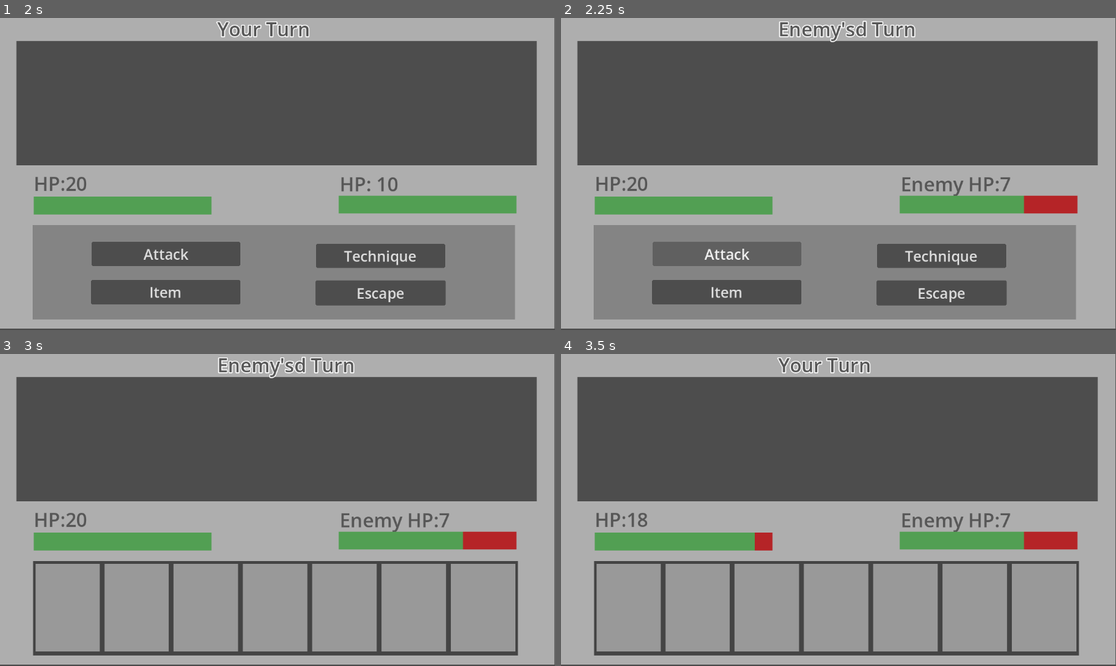
Above: before the commit, frames 1-4 (two rows, left to right).
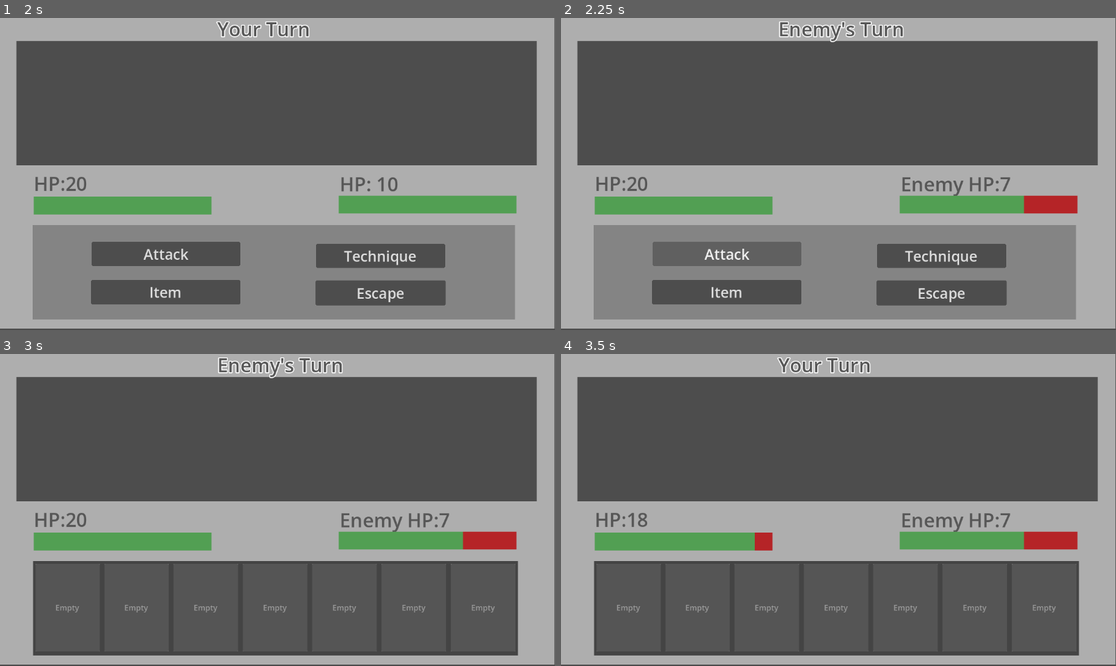
Above: after the commit, the same moments.

Repository: harrilo-boop/Final-design
Game: Godot game, scene res://scenes/map_scene/overworld.tscn
Two runs of this game, one before a commit and one after it. Both use one fixed random seed, a clock stepped at 60 frames per second and the inputs below.
Inputs:
- Up to frame 1 (2 s): tap Enter at 0.5 s; hold D (ui_right) 0.53-1.28 s; tap Space at 1.25 s; hold S (ui_down) from 1.28 s (still down)
- Up to frame 2 (2.25 s): release S (ui_down) at 2 s; click "Attack" at 2 s
- Up to frame 3 (3 s): click "Item" at 2.75 s
- Up to frame 4 (3.5 s): no input

Frame 1 is identical in both runs. In frame 2, 0.3% of the frame differs, in the area x 53-64%, y 0-7%; in frame 3, 23%, in the area x 6-93%, y 0-96%; in frame 4, 23%.

Commit message:
Item system done(wait more progress for sprite update)

Diff:
--- a/final-project/scenes/UI_scene/In_battle.tscn
+++ b/final-project/scenes/UI_scene/In_battle.tscn
@@ -81,7 +81,7 @@
 
 [sub_resource type="StyleBoxFlat" id="StyleBoxFlat_ft0od"]
 
-[node name="Node2D" type="Node2D" unique_id=1501097680 node_ …(152 unchanged characters)… ", "tech_3", "tech_4", "item_options", "Battle_end", "learn_tech_yes", "learn_tech_no", "learn_label")]
+[node name="Node2D" type="Node2D" unique_id=1501097680 node_ …(152 unchanged characters)… ", "tech_3", "tech_4", "item_options", "item_1", "item_2", "item_3", "item_4", "item_5", "item_6", "item_7", "Battle_end", "learn_tech_yes", "learn_tech_no", "learn_label")]
 script = ExtResource("1_cve37")
 turn_label = NodePath("Stats_UI/Turn_label")
 hp_ui = NodePath("Stats_UI/Playerhp_label")
@@ -98,6 +98,13 @@
 tech_3 = NodePath("Tech_options/Option3_button/Option3")
 tech_4 = NodePath("Tech_options/Option4_button/Option4")
 item_options = NodePath("Item_options")
+item_1 = NodePath("Item_options/Item_option1/Item_1")
+item_2 = NodePath("Item_options/Item_option2/Item_2")
+item_3 = NodePath("Item_options/Item_option3/Item_3")
+item_4 = NodePath("Item_options/Item_option4/Item_4")
+item_5 = NodePath("Item_options/Item_option5/Item_5")
+item_6 = NodePath("Item_options/Item_option6/Item_6")
+item_7 = NodePath("Item_options/Item_option7/Item_7")
 Battle_end = NodePath("Battle_End")
 learn_tech_yes = NodePath("Battle_End/PanelContainer/Learn_yes")
 learn_tech_no = NodePath("Battle_End/PanelContainer2/Learn_no")
@@ -459,12 +466,12 @@
 [connection signal="pressed" from="Tech_options/Option2_button/Option2" to="." method="_on_option_2_pressed"]
 [connection signal="pressed" from="Tech_options/Option3_button/Option3" to="." method="_on_option_3_pressed"]
 [connection signal="pressed" from="Tech_options/Option4_button/Option4" to="." method="_on_option_4_pressed"]
-[connection signal="pressed" from="Item_options/Item_option1/Item_1" to="." method="select_item"]
-[connection signal="pressed" from="Item_options/Item_option2/Item_2" to="." method="select_item"]
-[connection signal="pressed" from="Item_options/Item_option3/Item_3" to="." method="select_item"]
-[connection signal="pressed" from="Item_options/Item_option4/Item_4" to="." method="select_item"]
-[connection signal="pressed" from="Item_options/Item_option5/Item_5" to="." method="select_item"]
-[connection signal="pressed" from="Item_options/Item_option6/Item_6" to="." method="select_item"]
-[connection signal="pressed" from="Item_options/Item_option7/Item_7" to="." method="select_item"]
+[connection signal="pressed" from="Item_options/Item_option1/Item_1" to="." method="_on_item_1_pressed"]
+[connection signal="pressed" from="Item_options/Item_option2/Item_2" to="." method="_on_item_2_pressed"]
+[connection signal="pressed" from="Item_options/Item_option3/Item_3" to="." method="_on_item_3_pressed"]
+[connection signal="pressed" from="Item_options/Item_option4/Item_4" to="." method="_on_item_4_pressed"]
+[connection signal="pressed" from="Item_options/Item_option5/Item_5" to="." method="_on_item_5_pressed"]
+[connection signal="pressed" from="Item_options/Item_option6/Item_6" to="." method="_on_item_6_pressed"]
+[connection signal="pressed" from="Item_options/Item_option7/Item_7" to="." method="_on_item_7_pressed"]
 [connection signal="pressed" from="Battle_End/PanelContainer/Learn_yes" to="." method="replace_tech"]
 [connection signal="pressed" from="Battle_End/PanelContainer2/Learn_no" to="." method="not_replace_tech"]
--- /dev/null
+++ b/final-project/scenes/item_scene/itembox.gd
@@ -0,0 +1,8 @@
+extends Area2D
+
+func _on_chest_opened(body):
+	print("Get Heal Potion")
+	if !body.is_in_group("player"):
+		return
+	Global.inventory.add_item(Global.items["Heal Potion"])
+	queue_free()
--- a/final-project/scenes/item_scene/itembox.tscn
+++ b/final-project/scenes/item_scene/itembox.tscn
@@ -1,10 +1,15 @@
 [gd_scene format=3 uid="uid://g3x01mdihldn"]
+
+[ext_resource type="Script" uid="uid://b4upmi16a8yj6" path="res://scenes/item_scene/itembox.gd" id="1_pspm3"]
 
 [sub_resource type="RectangleShape2D" id="RectangleShape2D_t2q7c"]
 size = Vector2(185.5, 173.5)
 
 [node name="Area2D" type="Area2D" unique_id=327047994]
+script = ExtResource("1_pspm3")
 
 [node name="CollisionShape2D" type="CollisionShape2D" parent="." unique_id=620287044]
 shape = SubResource("RectangleShape2D_t2q7c")
 debug_color = Color(0.9764706, 0.84313726, 0.3647059, 0.41960785)
+
+[connection signal="body_entered" from="." to="." method="_on_chest_opened"]
--- a/final-project/scenes/map_scene/overworld.tscn
+++ b/final-project/scenes/map_scene/overworld.tscn
@@ -34,6 +34,4 @@
 
 [node name="TileMapLayer" type="TileMapLayer" parent="." unique_id=1376892184]
 
-[connection signal="body_entered" from="Itembox1" to="player" method="_on_chest_opened"]
-
 [editable path="Door/Door_town"]
--- a/final-project/script/Global_script/inventory.gd
+++ b/final-project/script/Global_script/inventory.gd
@@ -3,7 +3,7 @@
 
 class ItemSlot:
 	var item: item_resource
-	var quantitiy: int
+	var quantity: int
 
 signal UpdatedInventory
 signal UpdatedSlot(slot: ItemSlot)
@@ -27,13 +27,13 @@
 		slot.quantity += 1
 	else:
 		slot = get_empty_item_slot()
-		if not slot:
+		if slot == null:
 			return false
 		slot.item = item
 		slot.quantity = 1
 	UpdatedInventory.emit()
 	UpdatedSlot.emit(slot)
-	return false
+	return true
 
 #Removes an item from the inventory
 func remove_item(item: item_resource):
@@ -55,7 +55,7 @@
 
 #Returns an item slot containing specific item
 func get_item_slot(item: item_resource) -> ItemSlot:
-	for slot in item.slots:
+	for slot in item_slots:
 		if slot.item == item:
 			return slot
 	return null
@@ -63,12 +63,12 @@
 #Returns an item slot with no item in it
 func get_empty_item_slot() -> ItemSlot:
 	for slot in item_slots:
-		if slot.items == null:
+		if slot.item == null:
 			return slot
 	return null
 
 func has_item(item: item_resource) -> bool:
-	for slot in item.slots:
+	for slot in item_slots:
 		if slot.item == item:
 			return true
 	return false
--- a/final-project/script/System_script/battle.gd
+++ b/final-project/script/System_script/battle.gd
@@ -26,7 +26,7 @@
 var equipped_weapon = null
 var replacing_tech: bool = false
 var item_choosing:bool = false
-var item_buttons: Array[Button]
+var item_buttons: Array[Button] = []
 var regen_amount = 0
 var regen_turn = 0
 var shield_amount = 0
@@ -52,6 +52,13 @@
 @export var tech_3: Button
 @export var tech_4: Button
 @export var item_options: Control
+@export var item_1: Button
+@export var item_2: Button
+@export var item_3: Button
+@export var item_4: Button
+@export var item_5: Button
+@export var item_6: Button
+@export var item_7: Button
 @export var Battle_end: Control
 @export var learn_tech_yes: Button
 @export var learn_tech_no: Button
@@ -77,12 +84,17 @@
 	elif Global.battle_entered_by == "enemy":
 		player_turn = false
 		enemy_turn = true
-	for child in item_options.get_children():
-		if child is Button:
-			item_buttons.append(child)
-	for i in range(item_buttons.size()):
-		item_buttons[i].pressed.connect(select_item.bind(i))
-	update_item_buttons()
+	item_buttons = [
+		item_1,
+		item_2,
+		item_3,
+		item_4,
+		item_5,
+		item_6,
+		item_7
+	]
+	print(item_buttons)
+	print(item_buttons.size())
 	options_button.show()
 	tech_options.hide()
 	item_options.hide()
@@ -90,7 +102,6 @@
 	learn_label.hide()
 	learn_tech_yes.hide()
 	learn_tech_no.hide()
-
 
 func _process(delta: float) -> void:
 	player_bar.value = player_hp
@@ -110,7 +121,7 @@
 func player_turn_change() -> void:
 	player_turn = false
 	enemy_turn = true
-	turn_label.text = "Enemy'sd Turn"
+	turn_label.text = "Enemy's Turn"
 	enemy_ui.text = "Enemy HP:" + str(enemy_hp)
 	enemy_bar.value = enemy_hp
 	change_turn.start()
@@ -211,23 +222,21 @@
 	options_button.hide()
 	item_options.show()
 	item_choosing = true
+	print(item_buttons)
+	print(item_buttons.size())
 	update_item_buttons()
-
 
 func update_item_buttons():
 	for i in range(item_buttons.size()):
-		if i >= Global.inventory.item_slots.size():
-			item_buttons[i].disabled = true
-			item_buttons[i].text = "Empty"
-			continue
 		var slot = Global.inventory.item_slots[i]
 		if slot.item == null:
 			item_buttons[i].disabled = true
 			item_buttons[i].text = "Empty"
+			print(i, "Empty")
 		else:
+			print(i, slot.item.item_name)
 			item_buttons[i].disabled = false
 			item_buttons[i].text = slot.item.item_name
-
 func select_item(index:int):
 	var slot = Global.inventory.item_slots[index]
 	if slot.item == null:
@@ -235,6 +244,21 @@
 	ItemManager.use_item(slot.item,self)
 	Global.inventory.remove_item(slot.item)
 	player_turn_change()
+
+func _on_item_1_pressed():
+	select_item(0)
+func _on_item_2_pressed():
+	select_item(1)
+func _on_item_3_pressed():
+	select_item(2)
+func _on_item_4_pressed():
+	select_item(3)
+func _on_item_5_pressed():
+	select_item(4)
+func _on_item_6_pressed():
+	select_item(5)
+func _on_item_7_pressed():
+	select_item(6)
 
 func apply_buff():
 	if regen_turn > 0:
--- a/final-project/script/System_script/player.gd
+++ b/final-project/script/System_script/player.gd
@@ -100,7 +100,3 @@
 
 func _attack_timeout() -> void:
 	end_attack()
-
-func _on_chest_opened():
-	print("Get heal potion")
-	Global.inventory.add_item(Global.items["Heal Potion"])
Not shown, added: final-project/scenes/item_scene/itembox.gd.uid
